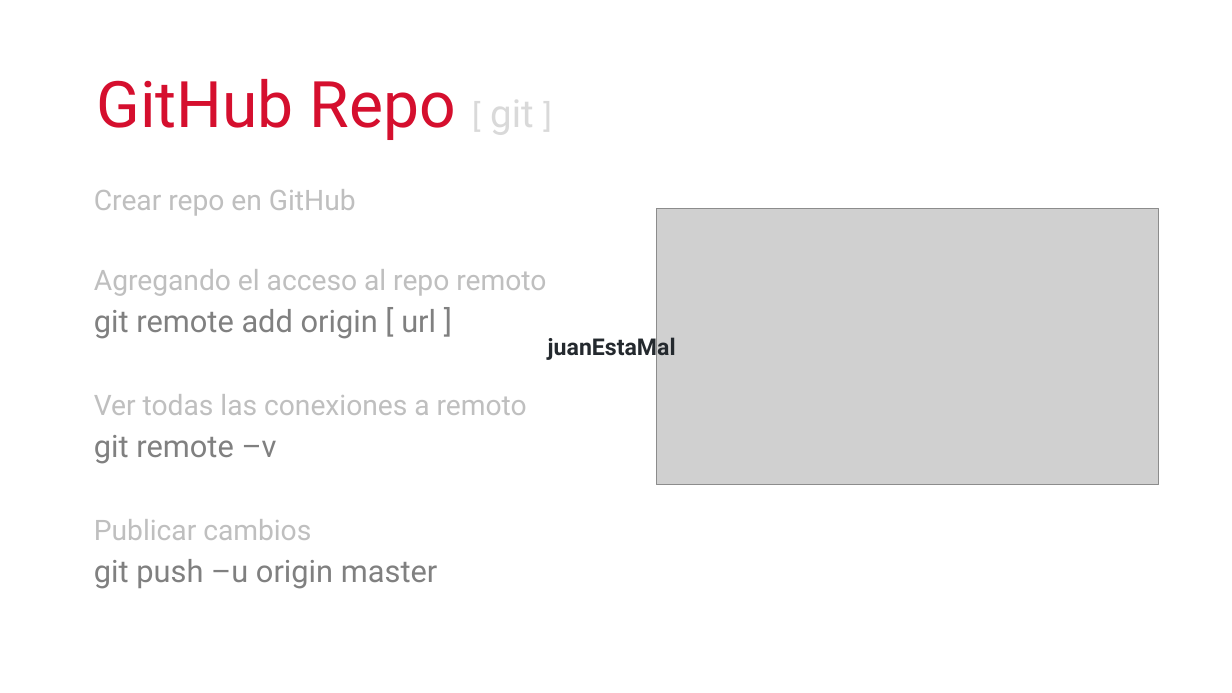
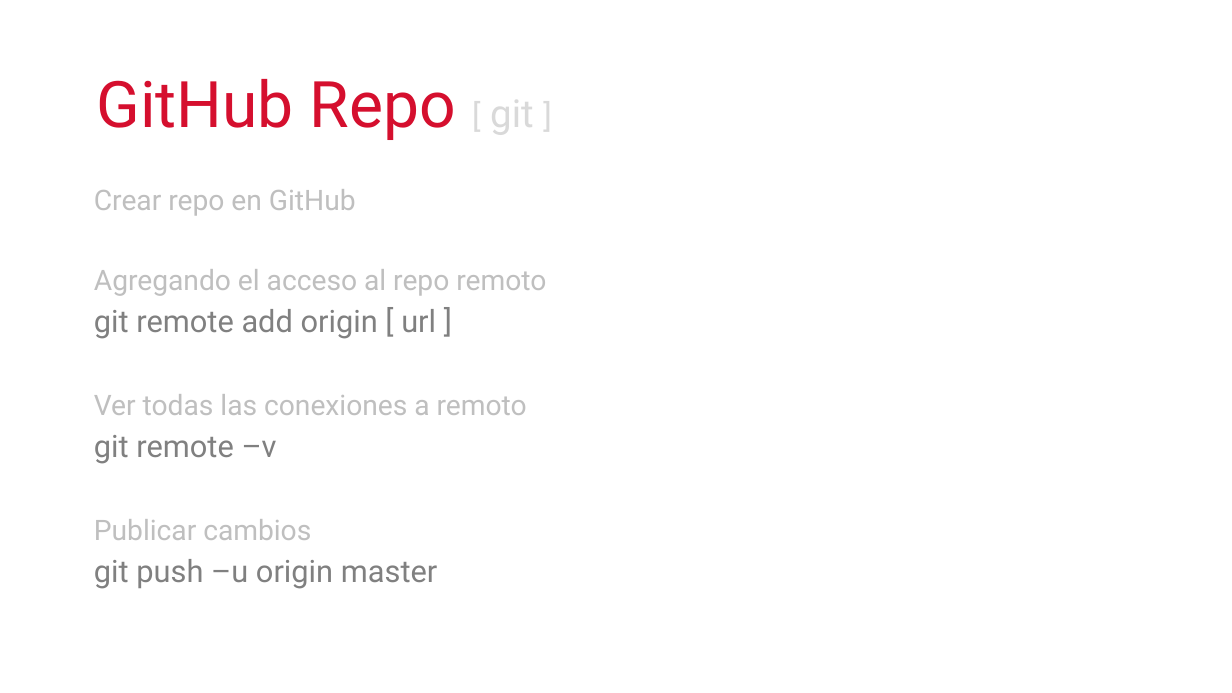
Before and after one commit to cimadev/PlaticasTalleres, a slide deck: slide 28 of 2017/dec_7_Git_GitHub_WorkShop/DGO.pptx (slide 16 before the commit). Drawn at 1232x693 pixels with LibreOffice and Linux fonts; fonts in the diff are those of the drawing; grey boxes stand for pictures. Boxes give left, top, right and bottom in pixels: in the first picture for what was removed or moved away, otherwise in the second. Text is boxed around its words. In the diff, an @@ line names an element or a change of style, - is before the commit and + after.

```diff
--- a/2017/dec_7_Git_GitHub_WorkShop/DGO.pptx
+++ b/2017/dec_7_Git_GitHub_WorkShop/DGO.pptx
@@ picture removed at [656, 208, 1159, 485] @@
@@ text removed at [548, 334, 676, 360] @@
-juanEstaMal
```
Also in this commit, not shown: 7 other slides changed, 5 slides added, 1 slide removed.
